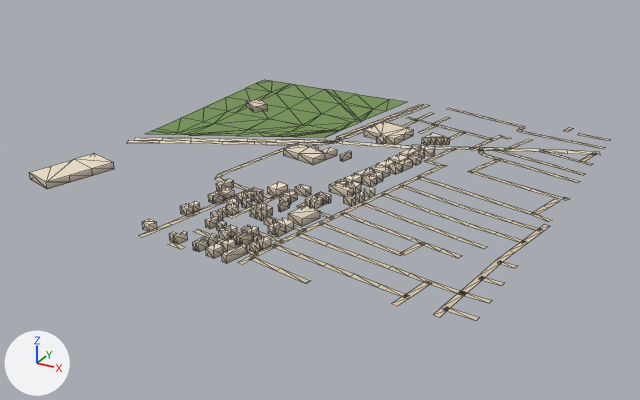
What one commit did to the glTF model public/assets/bengaluru-region-v1/tiles/t16_-24-l1.glb.
Rendered twice from a 50 mm camera at (8678.0, -12565.0, 361.0) aimed at (8242.0, -11771.0, -36.0). The lights are fixed; the arrows at lower left show +X, +Y and +Z. The older version comes first. Mesh edges are drawn as thin lines.

In view in the first picture: 'building', 'ground'.
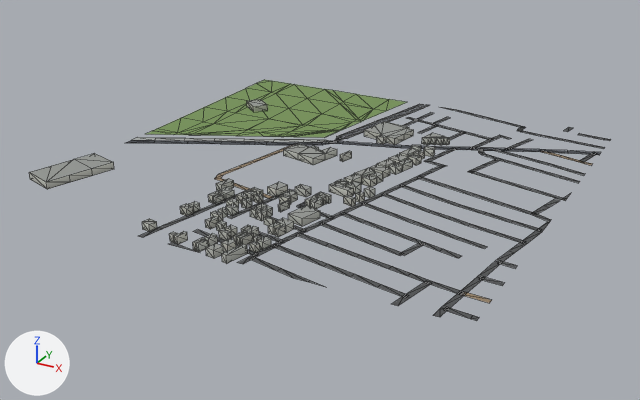
What differs and where, as boxes [x1, y1, x2, y2] in the pictures (640 x 400 px; the box of a moved part takes in the faces that stretch with it):
```json
{"object": "ground", "change": "reshaped", "before": [127, 80, 611, 320], "after": [126, 80, 611, 321]}
{"part": 1, "of": "me_building", "change": "recoloured", "before": [29, 99, 450, 264], "after": [29, 99, 450, 264]}
{"part": 2, "of": "me_ground", "change": "moved or reshaped", "before": [127, 104, 465, 283], "after": [126, 104, 465, 286]}
{"part": 3, "of": "me_ground", "change": "moved or reshaped", "before": [392, 121, 611, 320], "after": [392, 121, 611, 321]}
{"part": 4, "of": "me_ground", "change": "recoloured", "before": [134, 111, 600, 311], "after": [134, 111, 600, 311]}
```

Edits to the scene script, one JSON object a line:
```json
{"block": "me_building", "where": "# used by ob_building; location = (8000.0, -12000.0, 0.0)"}
{"op": "remove", "block": "me_building", "code": "me_building.from_pydata(...)  # 694 vertices, 880 faces; spans x -17.0..336.0, y -4.0..397.0, z 0.0..8.0"}
{"op": "add", "block": "me_building", "code": "me_building.from_pydata(...)  # 694 vertices, 1066 faces; spans x -17.0..336.0, y -4.0..397.0, z 0.0..8.0"}
{"block": "me_building", "change": "me_building part 1: 880 kept faces spanning x -17.0..336.0, y -4.0..397.0, z 0.0..8.0 get new vertex colours"}
{"block": "me_building", "change": "edits to the shape of me_building do not show in these pictures"}
{"block": "me_ground", "where": "# used by ob_ground; location = (8000.0, -12000.0, 0.0)"}
{"op": "remove", "block": "me_ground", "code": "me_ground.from_pydata(...)  # 590 vertices, 536 faces; spans x -2.0..503.0, y -3.0..503.0, z 1.0"}
{"op": "add", "block": "me_ground", "code": "me_ground.from_pydata(...)  # 600 vertices, 546 faces; spans x 0.0..500.0, y 0.0..500.0, z 1.0"}
{"block": "me_ground", "change": "me_ground part 2"}
{"block": "me_ground", "change": "21 vertices are removed from x -2.0..356.0, y -3.0..503.0, z 1.0"}
{"block": "me_ground", "change": "23 faces are deleted"}
{"block": "me_ground", "change": "3 vertices in x 157.0..276.0, y 131.0..331.0, z 1.0 move by (0.0, 1.0, 0.0)"}
{"block": "me_ground", "change": "3 vertices in x 2.0..154.0, y 203.0..279.0, z 1.0 move by (-2.0, -1.0, 0.0)"}
{"block": "me_ground", "change": "3 vertices in x 65.0..93.0, y 225.0..248.0, z 1.0 move by (-4.0, -2.0, 0.0)"}
{"block": "me_ground", "change": "25 vertices move from x -2.0..357.0, y 1.0..433.0, z 1.0 to x 0.0..374.0, y 0.0..440.0, z 1.0"}
{"block": "me_ground", "change": "24 vertices are added at x 0.0..356.0, y 0.0..500.0, z 1.0"}
{"block": "me_ground", "change": "26 new faces join them"}
{"block": "me_ground", "change": "me_ground part 3"}
{"block": "me_ground", "change": "16 vertices are removed from x 393.0..503.0, y -1.0..470.0, z 1.0"}
{"block": "me_ground", "change": "39 faces are deleted"}
{"block": "me_ground", "change": "13 vertices move from x 395.0..502.0, y 1.0..477.0, z 1.0 to x 396.0..500.0, y 0.0..476.0, z 1.0"}
{"block": "me_ground", "change": "18 vertices are added at x 392.0..500.0, y 0.0..474.0, z 1.0"}
{"block": "me_ground", "change": "5 new vertices lie (0.0, 6.0, 0.0) away from vertices in x 450.0..500.0, y 10.0..474.0, z 1.0"}
{"block": "me_ground", "change": "46 new faces join them"}
{"block": "me_ground", "change": "me_ground part 4: 356 kept faces spanning x 0.0..500.0, y 0.0..497.0, z 1.0 get new vertex colours; the middle colour goes from beige #d7c9ae to dark grey #535556"}
```
